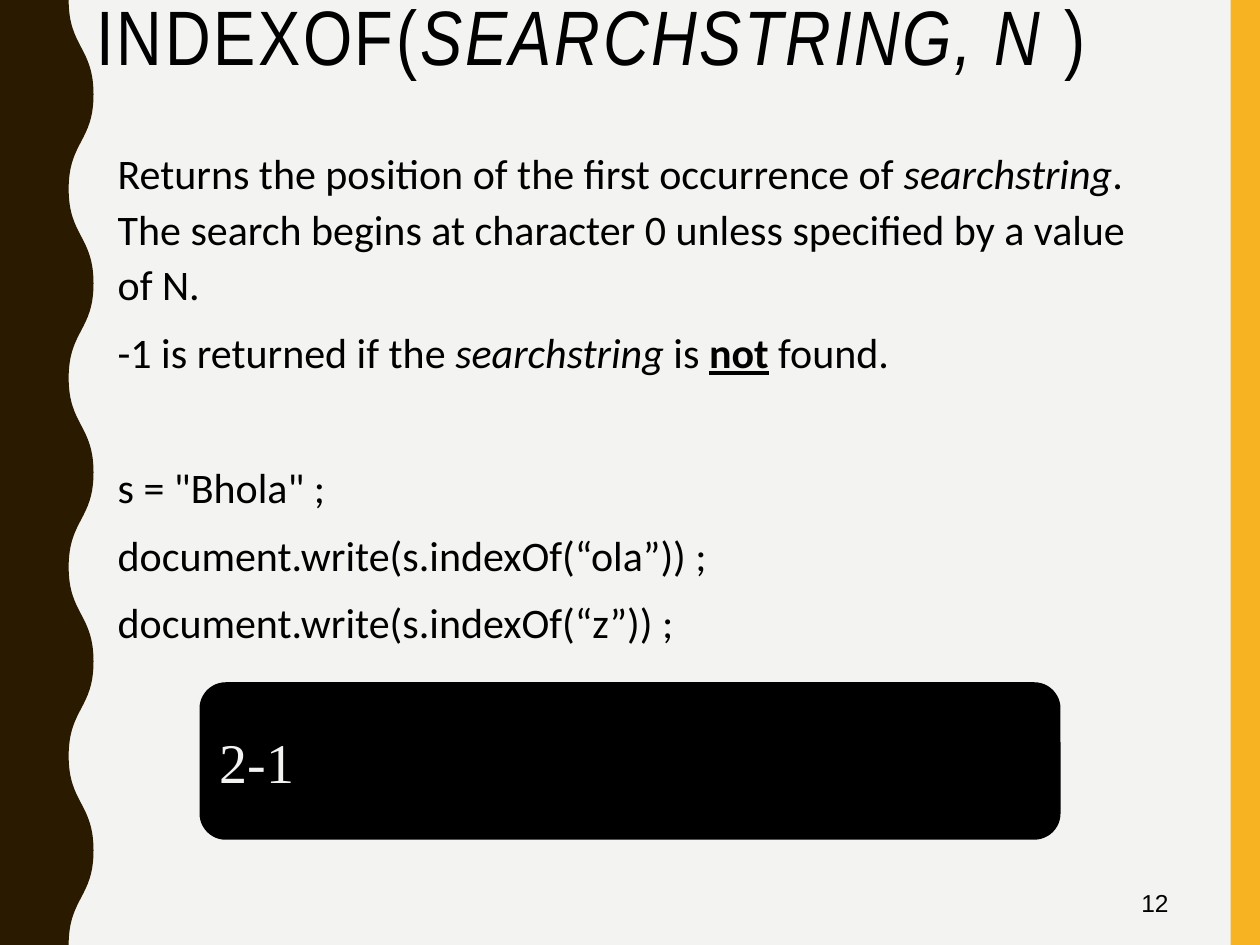
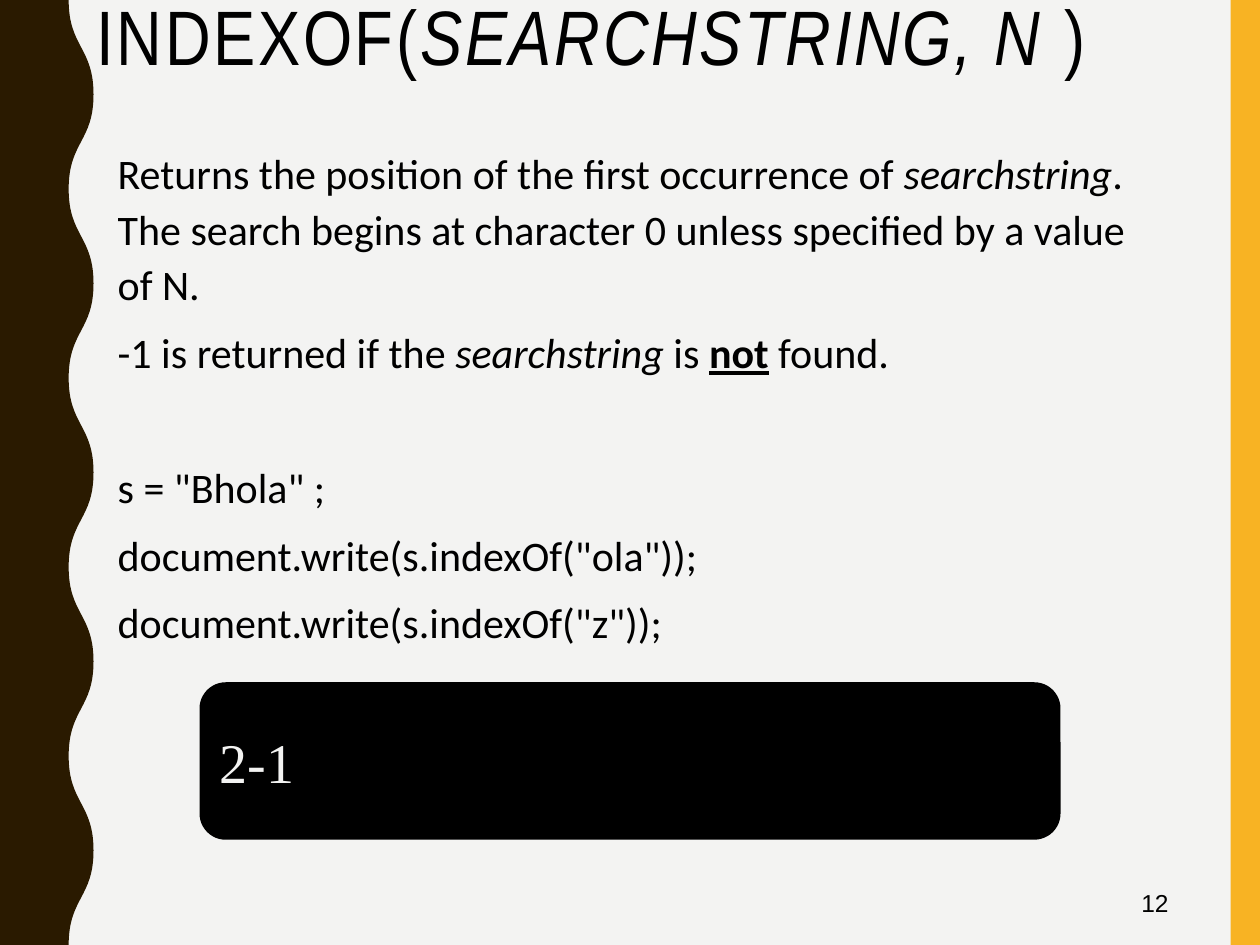
Before and after one commit to mlyngweb1/Website-Development-2-src, a slide deck: slide 12 of topic-03-JavaScript-2/talk-1/talk-1.pptx. Drawn at 1260x945 pixels with LibreOffice and Linux fonts; fonts in the diff are those of the drawing. Boxes give left, top, right and bottom in pixels: in the first picture for what was removed or moved away, otherwise in the second. Text is boxed around its words. In the diff, an @@ line names an element or a change of style, - is before the commit and + after.

```diff
--- a/topic-03-JavaScript-2/talk-1/talk-1.pptx
+++ b/topic-03-JavaScript-2/talk-1/talk-1.pptx
@@ text at box(118, 540, 697, 644): text changed @@
-document.write(s.indexOf(“ola”)) ;
-document.write(s.indexOf(“z”)) ;
+document.write(s.indexOf("ola"));
+document.write(s.indexOf("z"));
```
Also in this commit, not shown: 17 other slides changed, 3 other files.
